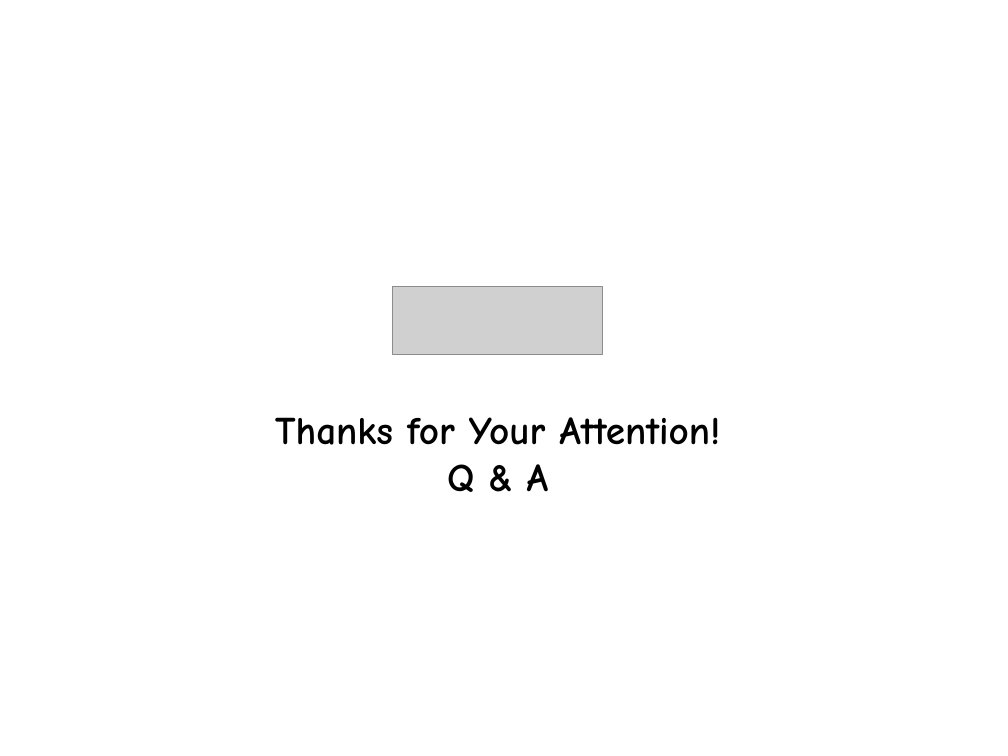
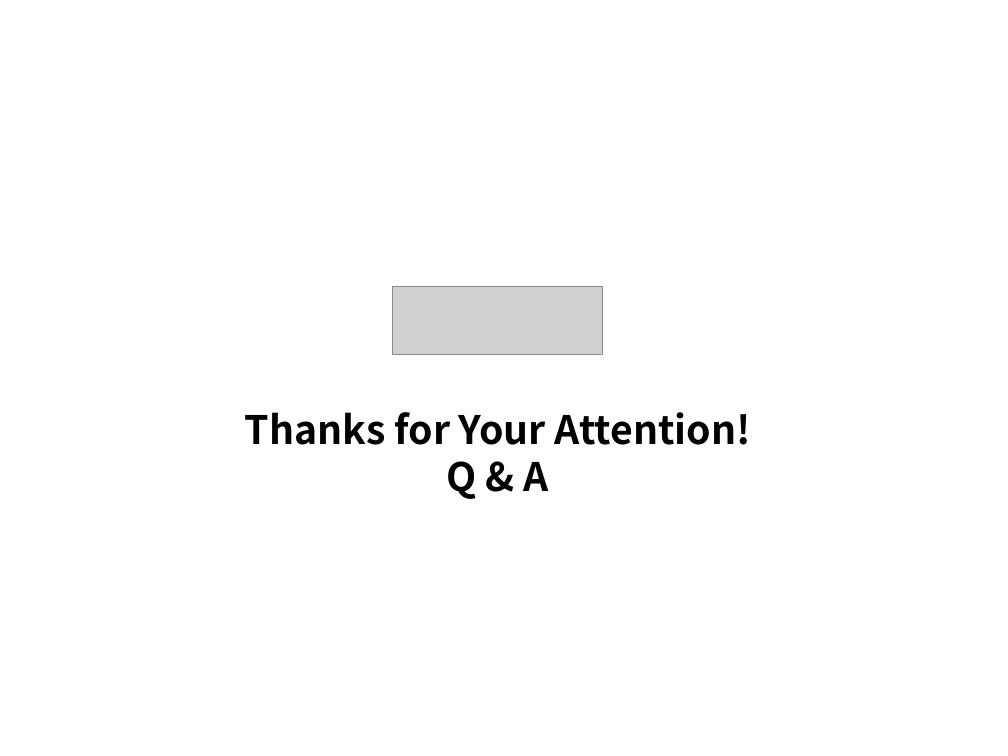
Before and after one commit to FridayAndHoliday/ElenaCodeManager, a slide deck: slide 13 of document/MMS职称评定-董伟平.ppt (slide 14 before the commit). Drawn at 1008x756 pixels with LibreOffice and Linux fonts; fonts in the diff are those of the drawing; grey boxes stand for pictures. Boxes give left, top, right and bottom in pixels: in the first picture for what was removed or moved away, otherwise in the second. Text is boxed around its words. In the diff, an @@ line names an element or a change of style, - is before the commit and + after.

```diff
--- a/document/MMS职称评定-董伟平.ppt
+++ b/document/MMS职称评定-董伟平.ppt
@@ text "Thanks for Your Attention! Q ..." at (x1=245, y1=412, x2=751, y2=499): font Comic Neue to Noto Sans CJK SC @@
```
Also in this commit, not shown: 8 other slides changed, 2 slides added, 3 slides removed.
